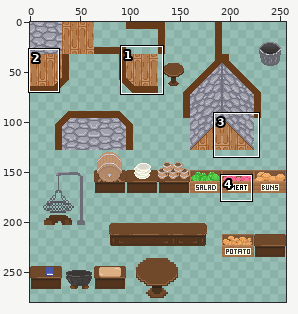
Sprite sheet, stored at SoftwareProjekt2024/Content/Map/atlas.PNG. The first picture is a wide view before the edit; the outline marks the close-up.
Close-up. Old version:
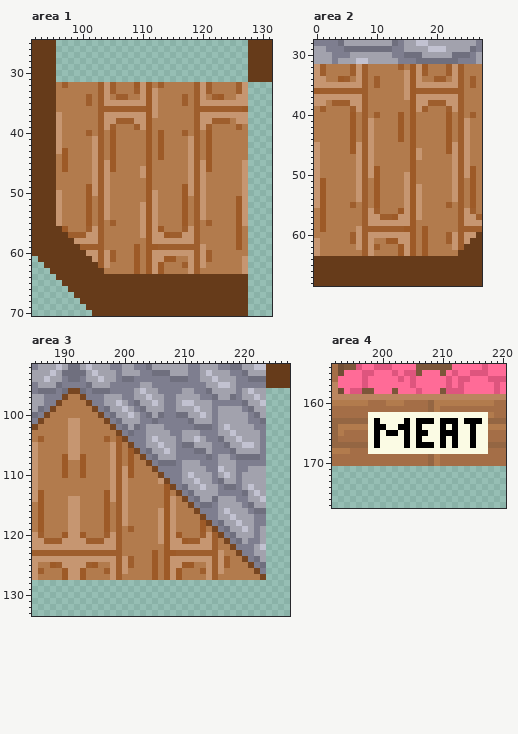
The file is 256x320 pixels. Colours within 5 levels of each other are drawn and written as one. Shown: area 1: x 92..131, y 25..70; area 2: x 0..27, y 28..68; area 3: x 185..227, y 92..133; area 4: x 192..220, y 154..177. The wide view leaves out empty margins. The commit also changed other parts of the picture, which this record leaves out.
After:
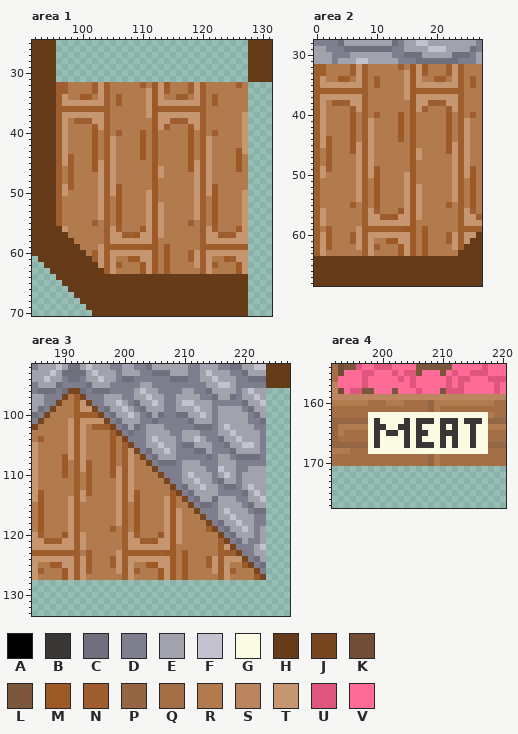
Palette (. is transparent): A #000000  B #393736  C #6f6f7e  D #7e7e8f  E #a2a2ad  F #c2c2d1  G #fbfbe4  H #663b1a  J #774621  K #704d34  L #7c563a  M #9d5a27  N #9e5e2d  P #946643  Q #a46e47  R #b27b4d  S #ba855f  T #c69671  U #de557e  V #ff6b97
Difference:
Changed rows in their new state; - is an unchanged pixel.
Area 1:
first column x 96:
32 N-----NTNR---RNRMTM---NTNR-----R
33 NN----NTNR---RRTMTN---NTNR----RR
34 NT--M--TN--R--RTMT--N--TN--R--RR
35 NTTTTTTTNRNRRRRTMTTTTTTTNRNRRRRR
36 NNNNNNN--RRRRRRTMNNNNNN--RRRRRRR
37 NTTTTTTTNRRRRRRTMTTTTTTTNRRRRRR-
38 NT-NNNTTNRRRRRRRMTTNNNTTNRRRR-R-
39 NT----NTNR---RRRMTN---NTNR----RT
40 NT---RMRNRN---MRMR---RMRNRN----T
41 NT----MRNT----MRMR----MRNT-----T
42 NT----MRNT----MRMR----MRNT-----T
43 NT----MRNT----MRMR----MRNT----MT
44 NTN---MRNT----MRMR----MRNT----M-
45 NTN---MTNT-----RM-----MTNT----MR
46 NRN---MTNT----RRMT----MTNT----MR
47 N-N---RTNT----RRMT----RTNT-----R
48 N-N---RTNT-----RM-----RTNT-----R
49 NTN--RRTNTM----RM----RRTNTM----R
50 NT---RRTNTM----TM----RRTNTM-----
51 N----R-TN-M----TM----R-TN-M---R-
52 N----R-TN-M---RTMT---R-TN-M---R-
53 N----R-TN-M---RTMT---R-TN-M---R-
54 N----R-TN-M---RTMT---R-TN-M---R-
55 N----RNRNRM---RTMT---RNRNRM---R-
56 -T---RRRNTN---MTMT---RRRNTN----T
57 --RRRRRRNTTNNM-TM-RRRRRRNTTNNNTT
58 ---RRRRRNTTTTTTTMRRRRRRRNTTTTTTT
59 ----RRRTNNNNNNN--RMRRRRRNNNNNNNN
60 -----RNTNTTTTTTTMRMRRRNTNTTTTTTT
61 ------NTNT--M-TTMR-R--NTNT--MNT-
62 -------TNTN--RMTMRM--RRTNTN---M-
63 --------NT---RMTMRM---RRNT----M-
Area 2:
first column x 0:
32 N--
33 N--
34 N--
35 N--
36 N--
37 N--
38 N--
39 NT-
40 NT-
41 NT-
42 NT-
43 NT-
44 NTN
45 NTN
46 N-N
47 N-N
48 N-N
49 NTN
50 NT-
51 NR-
52 NR-
53 NR-
54 NR-
55 NR-
56 NT-
57 NT-
58 NT-
59 NRN
60 NTN
61 NTN
62 NTN
63 NT-
Area 3:
first column x 192:
 97 N------------------------------
 98 NT-----------------------------
 99 NTT----------------------------
100 NNNN---------------------------
101 NTTTT--------------------------
102 NT-NNN-------------------------
103 NT----N------------------------
104 NT---RMR-----------------------
105 NT----MRN----------------------
106 NT----MRNT---------------------
107 NT----MRNT---------------------
108 NTN---MRNT---------------------
109 NTN---MTNT---------------------
110 NRN---MTNT---------------------
111 N-N---RTNT----R----------------
112 N-N---RTNT-----R---------------
113 NTN--RRTNTM----RM--------------
114 NT---RRTNTM----TM--------------
115 N----R-TN-M----TM--------------
116 N----R-TN-M---RTMT-------------
117 N----R-TN-M---RTMT-------------
118 N----R-TN-M---RTMT---R---------
119 N----RNRNRM---RTMT---RN--------
120 NT---RRRNTN---MTMT---RRR-------
121 N-RRRRRRNTTNNM-TM-RRRRRRN------
122 N-RRRRRRNTTTTTTTMRRRRRRRNT-----
123 -R-RRRRTNNNNNNN--RMRRRRRNNN----
124 N-NRRRNTNTTTTTTTMRMRRRNTNTTT---
125 N--R--NTNT--M-TTMR-R--NTNT--M--
126 NTN--RRTNTN--RMTMRM--RRTNTN----
127 NT----RRNT---RMTMRM---RRNT----M
Area 4:
first column x 199:
163 B----B-BBB-BBB-BBB
164 BB--BB-B---B-B--B-
165 B-BB-B-BB--BBB--B-
166 B----B-B---B-B--B-
167 B----B-BBB-B-B--B-
Pixel boxes of the changes (left, top, right, bottom) in both close-ups:
changed: (56, 82, 248, 274)
changed: (314, 64, 332, 256)
changed: (74, 394, 260, 580)
changed: (374, 418, 482, 448)
